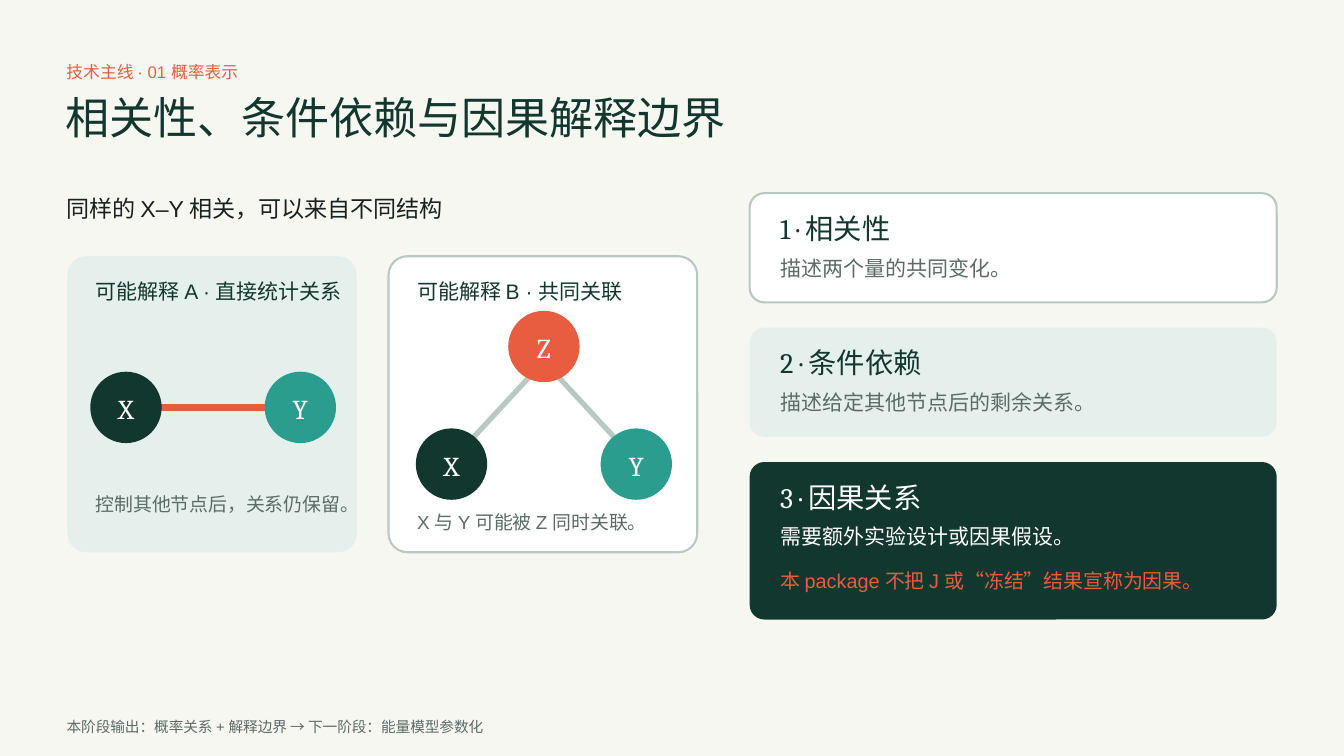
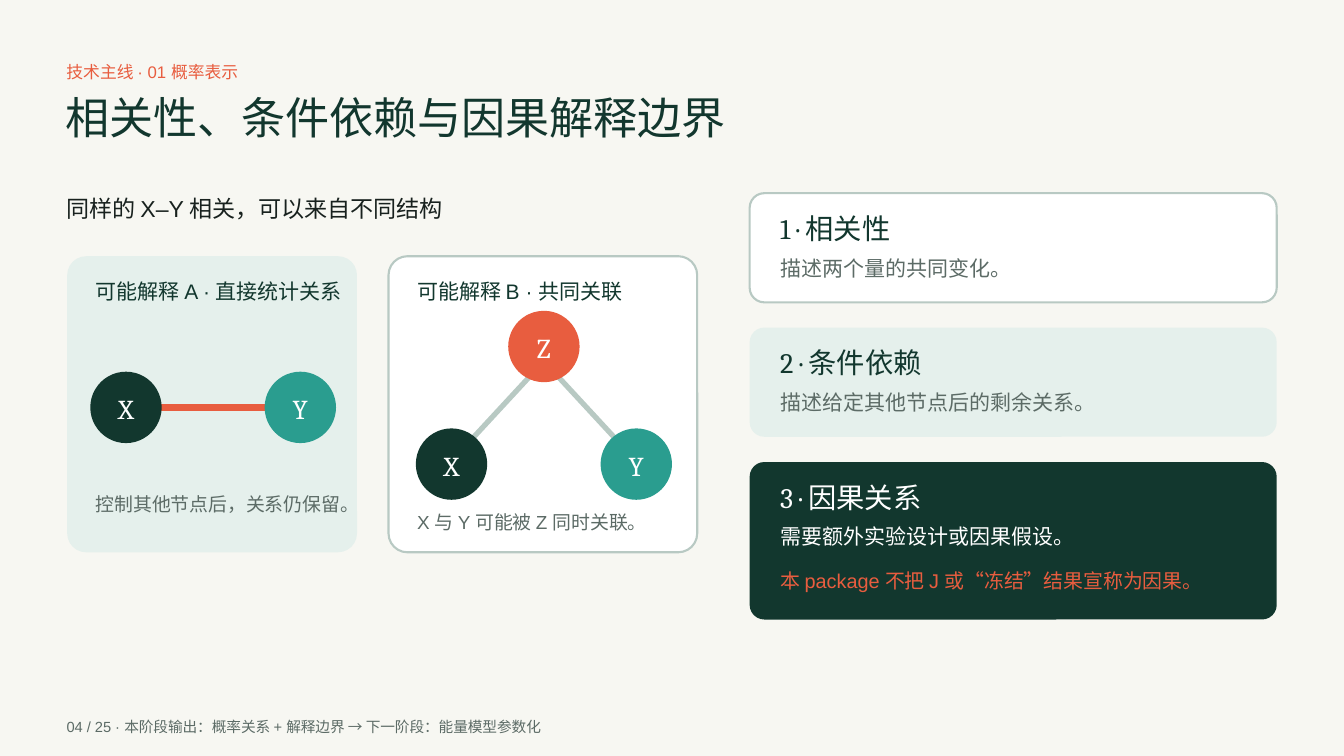
Before and after one commit to sqsssq/edu-analysis, a slide deck: slide 4 of output/pptx/learnenergy-foundations-technical-report-cn-v2.pptx (slide 5 before the commit). Drawn at 1344x756 pixels with LibreOffice and Linux fonts; fonts in the diff are those of the drawing. Boxes give left, top, right and bottom in pixels: in the first picture for what was removed or moved away, otherwise in the second. Text is boxed around its words. In the diff, an @@ line names an element or a change of style, - is before the commit and + after.

```diff
--- a/output/pptx/learnenergy-foundations-technical-report-cn-v2.pptx
+++ b/output/pptx/learnenergy-foundations-technical-report-cn-v2.pptx
@@ text at (67, 719, 541, 733): text changed @@
-本阶段输出：概率关系 + 解释边界 → 下一阶段：能量模型参数化
+04 / 25 · 本阶段输出：概率关系 + 解释边界 → 下一阶段：能量模型参数化
```
Also in this commit, not shown: 19 other slides changed, 5 slides added, 10 slides removed.
